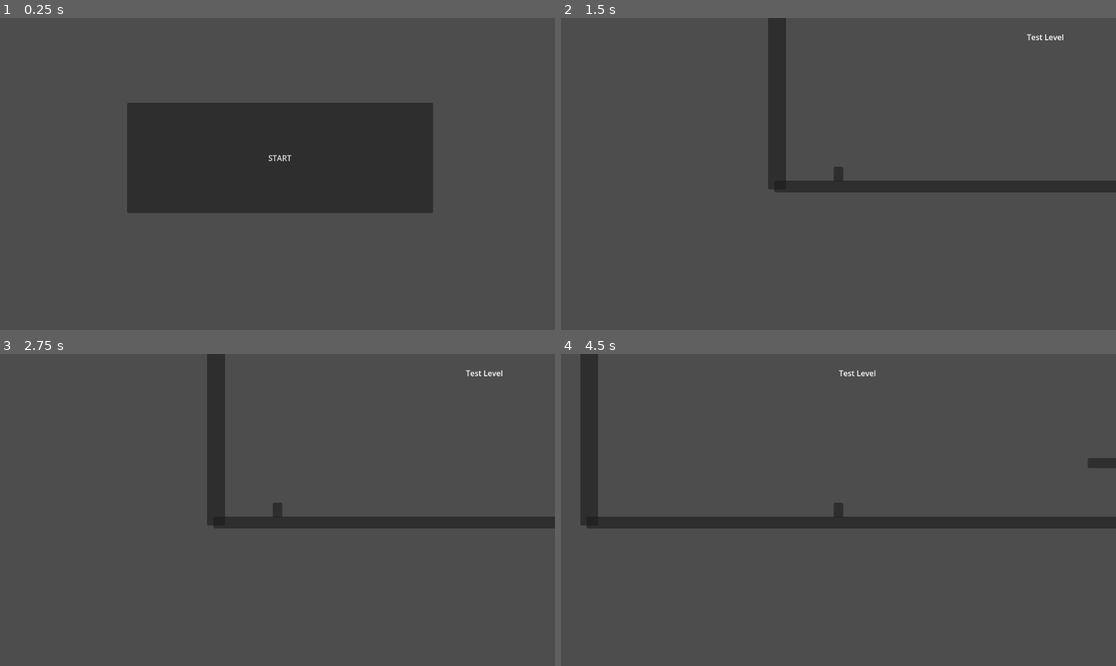
Above: before the commit, frames 1-4 (two rows, left to right).
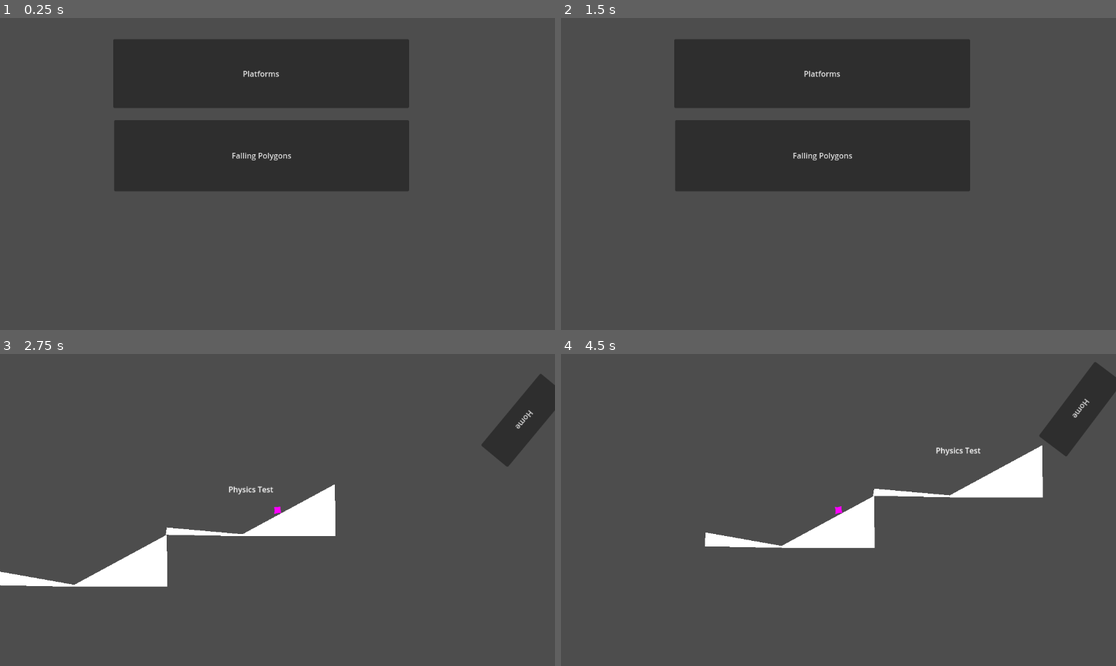
Above: after the commit, the same moments.

Repository: SiegeTheDay90/Godot-Sandbox-2D
Game: Godot game, scene res://splash.tscn
Two runs of this game, one before a commit and one after it. Both use one fixed random seed, a clock stepped at 60 frames per second and the inputs below.
Inputs (mouse positions are in pixels of both pictures, inside the frame that each line leads up to):
- Up to frame 1 (0.25 s): no input
- Up to frame 2 (1.5 s): click "START" (after the commit: "Platforms") at 0.5 s; click (610, 42) at 1.25 s, where only the run after the commit has a clickable "Home"
- Up to frame 3 (2.75 s): click (260, 491) at 2 s, where only the run after the commit has a clickable "Falling Polygons"
- Up to frame 4 (4.5 s): tap Enter (ui_accept) at 2.75, 3.02, 3.77 s; hold Right (ui_right) 2.78-4.28 s; hold Left (ui_left) from 4.28 s (still down)

The runs differ from the first frame. In frame 1, 18% of the frame differs, in the area x 20-78%, y 6-63%; in frame 2, 22%, in the area x 20-100%, y 0-56%; in frame 3, 9.0%; in frame 4, 11%.
Error after the commit: Parse Error: Unexpected "Identifier" in class body. (res://test_level_2/RigidBody2D.gd:4)

Commit message:
add second test scene for physics, add home button

Diff:
--- a/Splash.gd
+++ b/Splash.gd
@@ -1,4 +1,8 @@
 extends Node2D
 
 func _on_start_pressed():
-	get_tree().change_scene_to_file("res://test_level_1.tscn")
+	get_tree().change_scene_to_file("res://test_level_1/test_level_1.tscn")
+
+
+func _on_button_pressed():
+	get_tree().change_scene_to_file("res://test_level_2/Test_Level_2.tscn")
--- /dev/null
+++ b/home_button.gd
@@ -0,0 +1,6 @@
+extends Button
+
+
+func _on_pressed():
+	get_tree().change_scene_to_file("res://splash.tscn")
+	pass # Replace with function body.
--- /dev/null
+++ b/home_button.tscn
@@ -0,0 +1,8 @@
+[gd_scene format=3 uid="uid://cyqc305nhtns7"]
+
+[node name="HomeButton" type="Button"]
+offset_left = -567.0
+offset_top = -311.0
+offset_right = -373.0
+offset_bottom = -239.0
+text = "Home"
--- a/player.tscn
+++ /dev/null
@@ -1,21 +0,0 @@
-[gd_scene load_steps=3 format=3 uid="uid://dkklo2kiw0v4t"]
-
-[ext_resource type="Script" path="res://CharacterBody2D.gd" id="1_qbubq"]
-
-[sub_resource type="CapsuleShape2D" id="CapsuleShape2D_0mt40"]
-
-[node name="Player" type="Node2D"]
-
-[node name="CharacterBody2D" type="CharacterBody2D" parent="."]
-script = ExtResource("1_qbubq")
-
-[node name="CollisionShape2D" type="CollisionShape2D" parent="CharacterBody2D"]
-shape = SubResource("CapsuleShape2D_0mt40")
-
-[node name="Panel" type="Panel" parent="CharacterBody2D"]
-offset_left = -10.0
-offset_top = -15.0
-offset_right = 10.0
-offset_bottom = 15.0
-
-[node name="Camera2D" type="Camera2D" parent="CharacterBody2D"]
--- a/splash.tscn
+++ b/splash.tscn
@@ -5,11 +5,19 @@
 [node name="Splash" type="Node2D"]
 script = ExtResource("1_0gjtl")
 
-[node name="Start" type="Button" parent="."]
-offset_left = 264.0
-offset_top = 176.0
-offset_right = 899.0
-offset_bottom = 405.0
-text = "START"
+[node name="Level_1" type="Button" parent="."]
+offset_left = 235.0
+offset_top = 44.0
+offset_right = 849.0
+offset_bottom = 187.0
+text = "Platforms"
 
-[connection signal="pressed" from="Start" to="." method="_on_start_pressed"]
+[node name="Level_2" type="Button" parent="."]
+offset_left = 237.0
+offset_top = 212.0
+offset_right = 849.0
+offset_bottom = 360.0
+text = "Falling Polygons"
+
+[connection signal="pressed" from="Level_1" to="." method="_on_start_pressed"]
+[connection signal="pressed" from="Level_2" to="." method="_on_button_pressed"]
--- /dev/null
+++ b/test_level_1/player.tscn
@@ -0,0 +1,28 @@
+[gd_scene load_steps=5 format=3 uid="uid://dkklo2kiw0v4t"]
+
+[ext_resource type="Script" path="res://test_level_1/CharacterBody2D.gd" id="1_dj22d"]
+[ext_resource type="PackedScene" uid="uid://cyqc305nhtns7" path="res://home_button.tscn" id="2_12epr"]
+[ext_resource type="Script" path="res://home_button.gd" id="3_e5er0"]
+
+[sub_resource type="CapsuleShape2D" id="CapsuleShape2D_0mt40"]
+
+[node name="Player" type="Node2D"]
+
+[node name="CharacterBody2D" type="CharacterBody2D" parent="."]
+script = ExtResource("1_dj22d")
+
+[node name="CollisionShape2D" type="CollisionShape2D" parent="CharacterBody2D"]
+shape = SubResource("CapsuleShape2D_0mt40")
+
+[node name="Panel" type="Panel" parent="CharacterBody2D"]
+offset_left = -10.0
+offset_top = -15.0
+offset_right = 10.0
+offset_bottom = 15.0
+
+[node name="Camera2D" type="Camera2D" parent="CharacterBody2D"]
+
+[node name="HomeButton" parent="CharacterBody2D" instance=ExtResource("2_12epr")]
+script = ExtResource("3_e5er0")
+
+[connection signal="pressed" from="CharacterBody2D/HomeButton" to="CharacterBody2D/HomeButton" method="_on_pressed"]
--- a/test_level_1.tscn
+++ b/test_level_1/test_level_1.tscn
@@ -1,7 +1,7 @@
 [gd_scene load_steps=6 format=3 uid="uid://befuyfcdi8yqg"]
 
-[ext_resource type="PackedScene" uid="uid://dkklo2kiw0v4t" path="res://player.tscn" id="1_rsvo2"]
-[ext_resource type="Script" path="res://Platform.gd" id="1_we6pa"]
+[ext_resource type="PackedScene" uid="uid://dkklo2kiw0v4t" path="res://test_level_1/player.tscn" id="1_rsvo2"]
+[ext_resource type="Script" path="res://test_level_1/Platform.gd" id="1_we6pa"]
 
 [sub_resource type="RectangleShape2D" id="RectangleShape2D_b3uru"]
 size = Vector2(3669, 20)
@@ -18,7 +18,7 @@
 offset_left = -1.0
 offset_right = 1148.0
 offset_bottom = 651.0
-text = "Test Level"
+text = "Platforms"
 horizontal_alignment = 1
 vertical_alignment = 1
 metadata/_edit_lock_ = true
@@ -58,32 +58,45 @@
 offset_right = 260.0
 offset_bottom = 21.0
 
-[node name="Player" parent="." instance=ExtResource("1_rsvo2")]
-position = Vector2(144, 475)
+[node name="Platform2" type="StaticBody2D" parent="."]
+position = Vector2(1035, 603)
+script = ExtResource("1_we6pa")
 
-[node name="StaticBody2D" type="StaticBody2D" parent="Player"]
-position = Vector2(1969, 60)
+[node name="CollisionShape2D" type="CollisionShape2D" parent="Platform2"]
+position = Vector2(129, 10)
+shape = SubResource("RectangleShape2D_dslo7")
 
-[node name="CollisionPolygon2D2" type="CollisionPolygon2D" parent="Player/StaticBody2D"]
+[node name="Panel" type="Panel" parent="Platform2"]
+offset_right = 260.0
+offset_bottom = 21.0
+metadata/_edit_use_anchors_ = true
+
+[node name="Slopes" type="StaticBody2D" parent="."]
+position = Vector2(2113, 535)
+
+[node name="CollisionPolygon2D2" type="CollisionPolygon2D" parent="Slopes"]
 position = Vector2(216, -114)
 scale = Vector2(1, 1.42465)
 polygon = PackedVector2Array(143, 9.82697, 142.209, 145.143, 443, 147.404)
 
-[node name="Polygon2D2" type="Polygon2D" parent="Player/StaticBody2D/CollisionPolygon2D2"]
+[node name="Polygon2D2" type="Polygon2D" parent="Slopes/CollisionPolygon2D2"]
 position = Vector2(-337.498, -17.7014)
 scale = Vector2(1, 0.701925)
 color = Color(1, 0, 0, 1)
 polygon = PackedVector2Array(-386.502, 229.218, 230.498, 32.2183, 233.498, 232.218)
 
-[node name="CollisionPolygon2D" type="CollisionPolygon2D" parent="Player/StaticBody2D"]
+[node name="CollisionPolygon2D" type="CollisionPolygon2D" parent="Slopes"]
 position = Vector2(-15, -121)
 scale = Vector2(1, 1.42465)
 polygon = PackedVector2Array(124, 9.82697, 128, 150.914, -498, 152.318)
 
-[node name="Polygon2D" type="Polygon2D" parent="Player/StaticBody2D/CollisionPolygon2D"]
+[node name="Polygon2D" type="Polygon2D" parent="Slopes/CollisionPolygon2D"]
 position = Vector2(-106.498, -12.7879)
 scale = Vector2(1, 0.701925)
 color = Color(1, 0, 0, 1)
 polygon = PackedVector2Array(776.498, 237.218, 480.498, 38.2183, 478.498, 236.218)
 
+[node name="Player" parent="." instance=ExtResource("1_rsvo2")]
+position = Vector2(144, 475)
+
 [node name="Timer" type="Timer" parent="."]
--- /dev/null
+++ b/test_level_2/RigidBody2D.gd
@@ -0,0 +1,9 @@
+extends RigidBody2D
+
+
+var gravity = ProjectSettings.get_setting("physics/2d/default_gravity")
+print(gravity)
+
+
+func _process(delta):
+	position.y += gravity * delta
--- /dev/null
+++ b/test_level_2/Test_Level_2.gd
@@ -0,0 +1,16 @@
+extends Node2D
+
+
+# Called when the node enters the scene tree for the first time.
+func _ready():
+	pass # Replace with function body.
+
+
+# Called every frame. 'delta' is the elapsed time since the previous frame.
+func _process(delta):
+	pass
+
+
+func _on_home_button_pressed():
+	get_tree().change_scene_to_file("res://splash.tscn")
+	pass # Replace with function body.
--- /dev/null
+++ b/test_level_2/Test_Level_2.tscn
@@ -0,0 +1,59 @@
+[gd_scene load_steps=6 format=3 uid="uid://b82cwecsdoosd"]
+
+[ext_resource type="Script" path="res://test_level_2/RigidBody2D.gd" id="1_igvpa"]
+[ext_resource type="Script" path="res://test_level_2/Test_Level_2.gd" id="1_t4lx6"]
+[ext_resource type="PackedScene" uid="uid://cyqc305nhtns7" path="res://home_button.tscn" id="2_tc8ji"]
+
+[sub_resource type="CanvasItemMaterial" id="CanvasItemMaterial_318b7"]
+
+[sub_resource type="CircleShape2D" id="CircleShape2D_eqpf0"]
+
+[node name="Test_Level_2" type="Node2D"]
+script = ExtResource("1_t4lx6")
+
+[node name="Label" type="Label" parent="."]
+offset_right = 1151.0
+offset_bottom = 648.0
+text = "Physics Test"
+horizontal_alignment = 1
+vertical_alignment = 1
+metadata/_edit_lock_ = true
+
+[node name="StaticBody2D" type="StaticBody2D" parent="."]
+position = Vector2(555, 360)
+
+[node name="CollisionPolygon2D" type="CollisionPolygon2D" parent="StaticBody2D"]
+material = SubResource("CanvasItemMaterial_318b7")
+position = Vector2(5, 52)
+polygon = PackedVector2Array(-4, 9, 189, 9, 189, -98, -4, 5, -160, -9, -162, 6)
+
+[node name="Polygon2D" type="Polygon2D" parent="StaticBody2D/CollisionPolygon2D"]
+polygon = PackedVector2Array(-3, 5, -160, -9, -162, 6, 0, 9, 54, 9, 190, 9, 189, -99)
+
+[node name="StaticBody2D2" type="StaticBody2D" parent="."]
+position = Vector2(206, 465)
+
+[node name="CollisionPolygon2D" type="CollisionPolygon2D" parent="StaticBody2D2"]
+material = SubResource("CanvasItemMaterial_318b7")
+position = Vector2(5, 52)
+polygon = PackedVector2Array(-4, 9, 189, 9, 189, -98, -4, 5, -162, -23, -162, 6)
+
+[node name="Polygon2D" type="Polygon2D" parent="StaticBody2D2/CollisionPolygon2D"]
+polygon = PackedVector2Array(-3, 5, -161, -23, -162, 6, 0, 9, 54, 9, 190, 9, 189, -99)
+
+[node name="RigidBody2D" type="RigidBody2D" parent="."]
+position = Vector2(666, 274)
+script = ExtResource("1_igvpa")
+
+[node name="CollisionShape2D" type="CollisionShape2D" parent="RigidBody2D"]
+shape = SubResource("CircleShape2D_eqpf0")
+
+[node name="Polygon2D" type="Polygon2D" parent="RigidBody2D/CollisionShape2D"]
+color = Color(1, 0, 1, 1)
+polygon = PackedVector2Array(11, 0, 5, -4, 0, -10, -5, -4, -10, 0, -3, 5, 0, 10, 3, 5)
+
+[node name="Camera2D" type="Camera2D" parent="RigidBody2D"]
+
+[node name="HomeButton" parent="RigidBody2D/Camera2D" instance=ExtResource("2_tc8ji")]
+
+[connection signal="pressed" from="RigidBody2D/Camera2D/HomeButton" to="." method="_on_home_button_pressed"]
Renamed: CharacterBody2D.gd -> test_level_1/CharacterBody2D.gd
